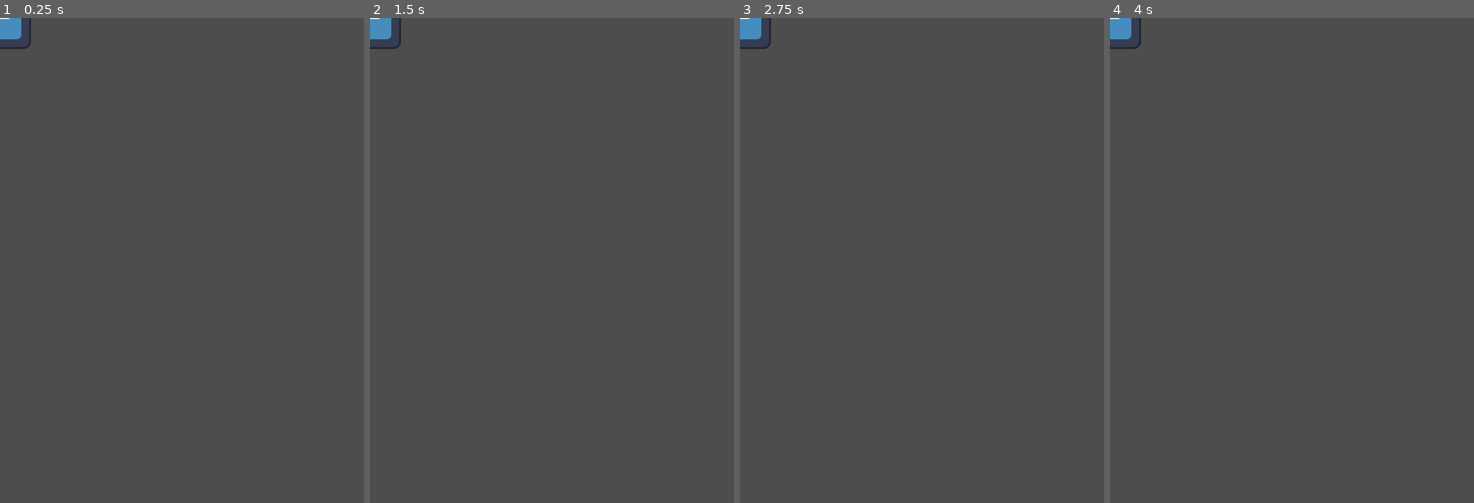
Above: before the commit, frames 1-4 (left to right).
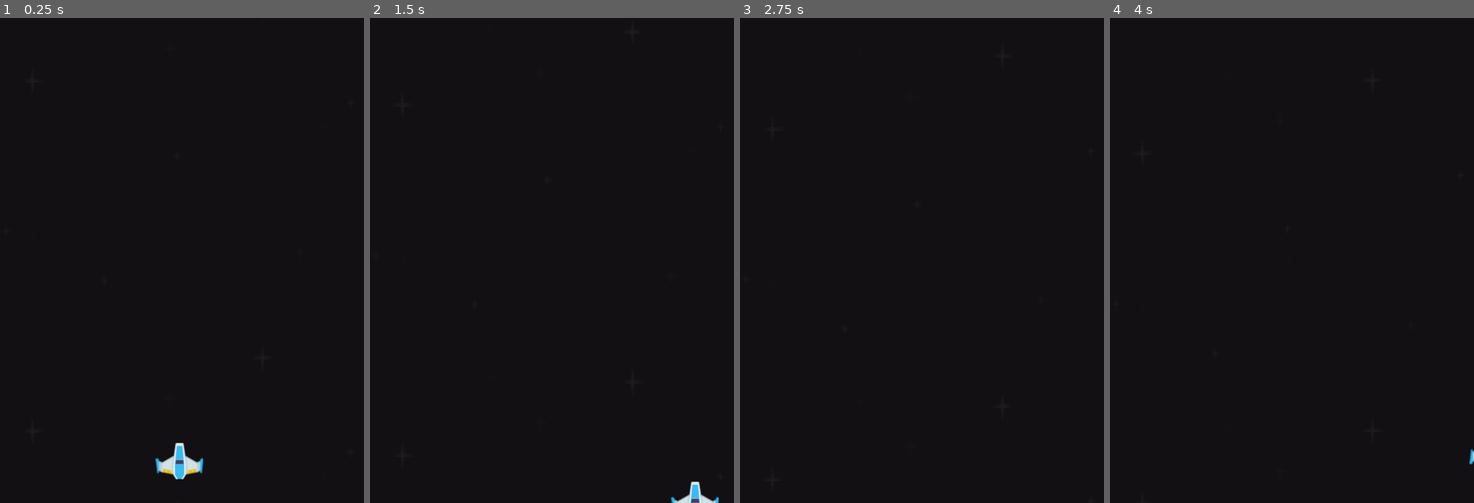
Above: after the commit, the same moments.

Repository: madridcm010/Astra
Game: Godot game, scene res://Scenes/world.tscn
The game is run twice, just before and just after one commit, with the same random seed, the same clock (stepped at 60 frames per second) and the same inputs. Before the commit the project starts from res://Scenes/player.tscn. The engine's default icon, where the game draws it, is replaced by a stand-in: a white triangle on a blue panel in a dark square.
Inputs:
- Up to frame 1 (0.25 s): no input
- Up to frame 2 (1.5 s): tap Enter at 0.5 s; hold D (right) 0.53-1.28 s; tap Q (flip) at 0.6, 1.35 s; hold S (down) from 1.28 s (still down)
- Up to frame 3 (2.75 s): tap Space at 2 s; release S (down) at 2.03 s; hold D (right) from 2.03 s (still down); tap Q (flip) at 2.1 s
- Up to frame 4 (4 s): tap Enter at 2.75 s; release D (right) at 2.78 s; hold W (up) 2.78-3.53 s; tap Q (flip) at 2.85, 3.6 s; tap Space at 3.5 s; hold A (left) from 3.53 s (still down)

The runs differ from the first frame. In frame 1, 100% of the frame differs, in the area x 0-100%, y 0-100%; in frame 2, 100%; in frame 3, 100%; in frame 4, 100%.

Commit message:
Added Folders
Added Folders, Added PlaceHolder Assets, fixed Player scene

Diff:
--- a/Scenes/player.tscn
+++ b/Scenes/player.tscn
@@ -1,18 +1,17 @@
-[gd_scene load_steps=4 format=3 uid="uid://d3kyaxn01rpud"]
+[gd_scene load_steps=3 format=3 uid="uid://dahhm7i1flbxt"]
 
-[ext_resource type="Script" path="res://character_body_2d.gd" id="1_lf87o"]
-[ext_resource type="Texture2D" uid="uid://bk7qyiufwij4j" path="res://icon.svg" id="2_kwaf1"]
-
-[sub_resource type="CircleShape2D" id="CircleShape2D_q5ka8"]
+[ext_resource type="Texture2D" uid="uid://bmwbvhc0y2mvg" path="res://Placeholder Assets/Graphics/Players/playerShip1_blue.png" id="1_hjgdd"]
+[ext_resource type="Script" path="res://Scripts/Player.gd" id="2_13ywc"]
 
 [node name="Player" type="Node2D"]
 
 [node name="CharacterBody2D" type="CharacterBody2D" parent="."]
 motion_mode = 1
-script = ExtResource("1_lf87o")
+script = ExtResource("2_13ywc")
 
-[node name="CollisionShape2D" type="CollisionShape2D" parent="CharacterBody2D"]
-shape = SubResource("CircleShape2D_q5ka8")
+[node name="CollisionShape2D" type="CollisionPolygon2D" parent="CharacterBody2D"]
+polygon = PackedVector2Array(362, 874, 349, 937, 392, 937, 378, 874)
 
 [node name="Sprite2D" type="Sprite2D" parent="CharacterBody2D"]
-texture = ExtResource("2_kwaf1")
+position = Vector2(370, 911)
+texture = ExtResource("1_hjgdd")
--- a/Scenes/world.tscn
+++ b/Scenes/world.tscn
@@ -1,15 +1,16 @@
 [gd_scene load_steps=3 format=3 uid="uid://bgdawxa72d10u"]
 
-[ext_resource type="Texture2D" uid="uid://bmakotkwi7fr5" path="res://Backgrounds/bg_02_h.png" id="1_5khxs"]
-[ext_resource type="PackedScene" uid="uid://d3kyaxn01rpud" path="res://player.tscn" id="3_xp174"]
+[ext_resource type="Texture2D" uid="uid://bu1qk3qo81ufg" path="res://Placeholder Assets/Graphics/Backgrounds/black.png" id="1_d8kcr"]
+[ext_resource type="PackedScene" uid="uid://dahhm7i1flbxt" path="res://Scenes/Player.tscn" id="2_6p824"]
 
 [node name="World" type="Node2D"]
 
 [node name="Parallax2D" type="Parallax2D" parent="."]
 texture_filter = 1
 texture_repeat = 2
-scale = Vector2(0.955337, 1.04115)
-repeat_size = Vector2(0, 1600)
+scale = Vector2(2.985, 1.804)
+scroll_offset = Vector2(72, -547)
+repeat_size = Vector2(0, 400)
 autoscroll = Vector2(0, 1000)
 
 [node name="background" type="Sprite2D" parent="Parallax2D"]
@@ -17,7 +18,7 @@
 texture_repeat = 2
 position = Vector2(100, 322)
 scale = Vector2(1.02987, 2.2)
-texture = ExtResource("1_5khxs")
+texture = ExtResource("1_d8kcr")
 
-[node name="Player" parent="." instance=ExtResource("3_xp174")]
-position = Vector2(145, 488)
+[node name="Player" parent="." instance=ExtResource("2_6p824")]
+position = Vector2(0, 3)
--- a/project.godot
+++ b/project.godot
@@ -11,7 +11,7 @@
 [application]
 
 config/name="Space game"
-run/main_scene="res://Scenes/player.tscn"
+run/main_scene="res://Scenes/world.tscn"
 config/features=PackedStringArray("4.3", "Forward Plus")
 config/icon="res://icon.svg"
 
Binary file added: Placeholder Assets/Bonus/kenvector_future.ttf
Not shown, added: Placeholder Assets/Bonus/kenvector_future.ttf.import
Binary file added: Placeholder Assets/Bonus/kenvector_future_thin.ttf
Not shown, added: Placeholder Assets/Bonus/kenvector_future_thin.ttf.import
Binary file added: Placeholder Assets/Graphics/Backgrounds/black.png
Not shown, added: Placeholder Assets/Graphics/Backgrounds/black.png.import
Binary file added: Placeholder Assets/Graphics/Backgrounds/blue.png
Not shown, added: Placeholder Assets/Graphics/Backgrounds/blue.png.import
Binary file added: Placeholder Assets/Graphics/Backgrounds/darkPurple.png
Not shown, added: Placeholder Assets/Graphics/Backgrounds/darkPurple.png.import
Binary file added: Placeholder Assets/Graphics/Backgrounds/purple.png
Not shown, added: Placeholder Assets/Graphics/Backgrounds/purple.png.import
(and 624 more such lines)
